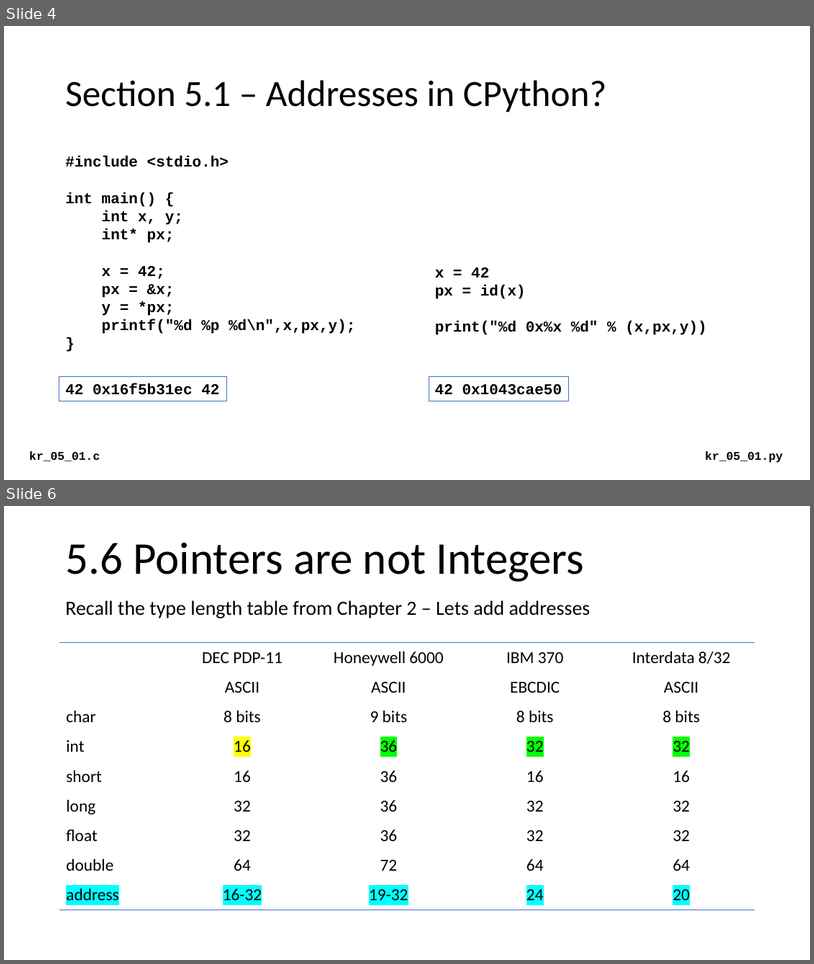
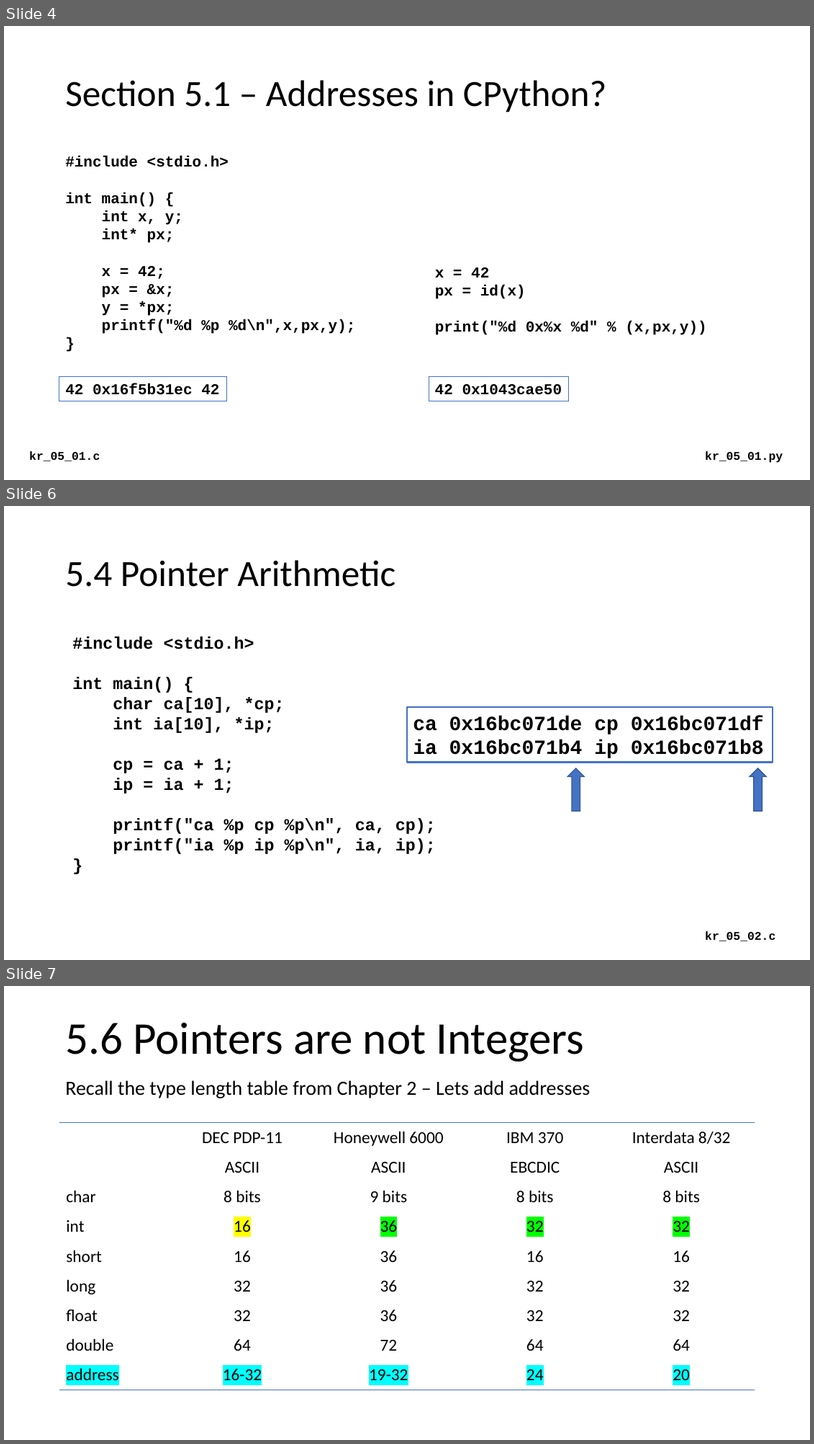
Before and after one commit to csev/cc4e, a slide deck: lectures/KR-5.pptx. Shown one above the other, each under a label of ours: slides 4 and 6 before the commit, slides 4, 6 and 7 after it; the slides between them are not shown. The pictures are 814x964 and 814x1444 pixels, drawn with LibreOffice and Linux fonts; fonts in the diff are those of the drawing. Boxes give left, top, right and bottom in pixels: in the first picture for what was removed or moved away, otherwise in the second. Text is boxed around its words. In the diff, an @@ line names an element or a change of style, - is before the commit and + after.

```diff
--- a/lectures/KR-5.pptx
+++ b/lectures/KR-5.pptx
@@ slide 6 added at bbox=[4, 506, 810, 960], background #FFFFFF @@
@@ title added at bbox=[65, 560, 396, 587], 44 pt, text #000000 @@
+5.4 Pointer Arithmetic
@@ text added at bbox=[72, 636, 436, 854], 20 pt, text #000000, bold @@
+#include <stdio.h>
+int main() {
+char ca[10], *cp;
+int ia[10], *ip;
+cp = ca + 1;
+ip = ia + 1;
+printf("ca %p cp %p\n", ca, cp);
+printf("ia %p ip %p\n", ia, ip);
+}
@@ rectangle added at bbox=[407, 707, 774, 762], outline #4472C4 2.25 pt, 24 pt, text #000000, bold @@
+ca 0x16bc071de cp 0x16bc071df
+ia 0x16bc071b4 ip 0x16bc071b8
@@ up arrow added at bbox=[568, 768, 585, 811], fill #4472C4, outline #325491 1 pt @@
@@ up arrow added at bbox=[750, 768, 767, 811], fill #4472C4, outline #325491 1 pt @@
@@ text added at bbox=[705, 931, 776, 941], 14 pt, text #000000, bold @@
+kr_05_02.c
@@ what was slide 6 is now slide 7 @@
```
Also in this commit, not shown: 2 slides changed, 1 other slide added, 2 other files.
